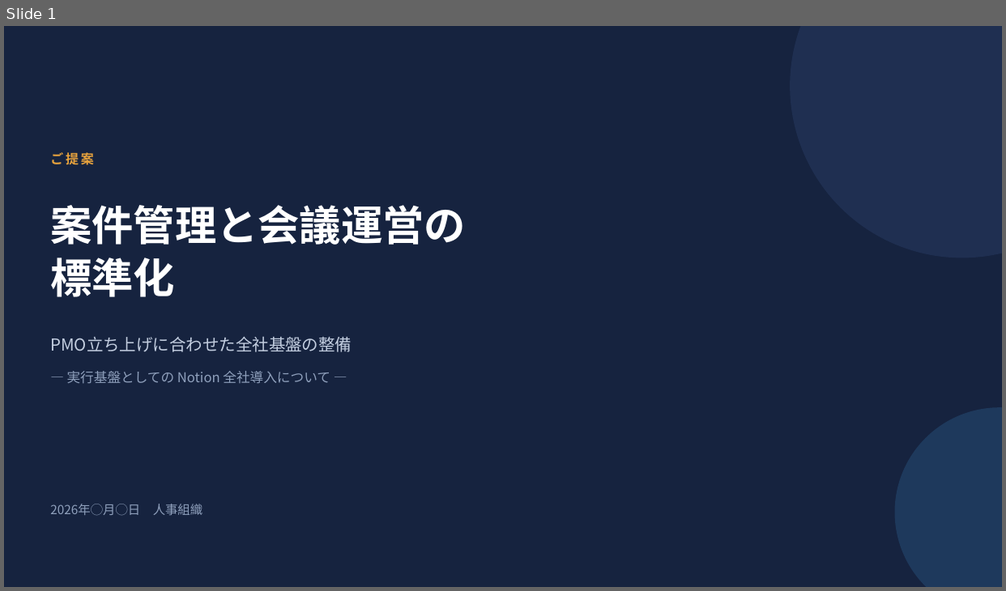
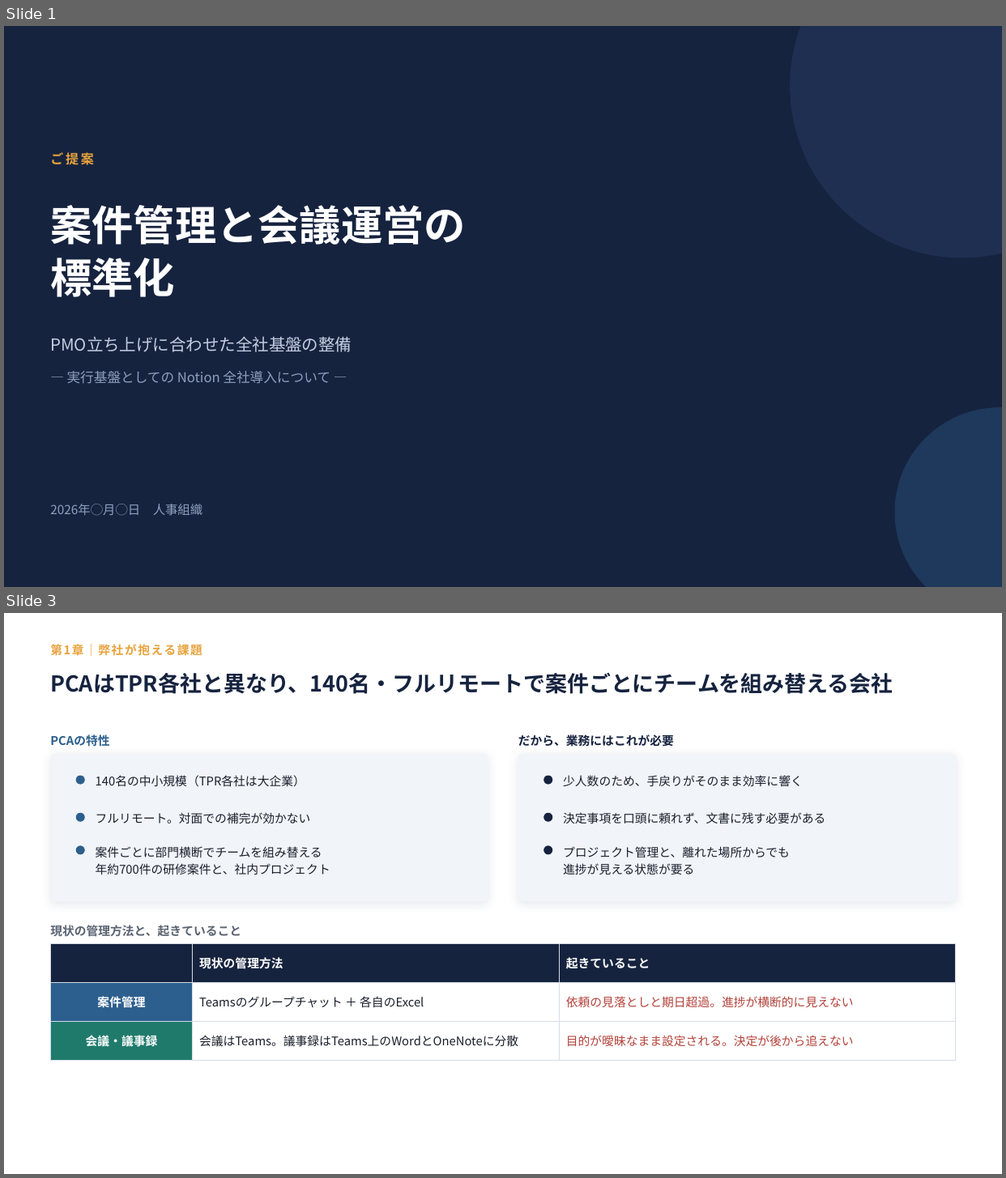
Before and after one commit to nii-d/claude-test, a slide deck: slides/notion-proposal.pptx. Shown one above the other, each under a label of ours: slide 1 before the commit, slides 1 and 3 after it; the slides between them are not shown. The pictures are 1006x591 and 1006x1178 pixels, drawn with LibreOffice and Linux fonts; fonts in the diff are those of the drawing. Boxes give left, top, right and bottom in pixels: in the first picture for what was removed or moved away, otherwise in the second. Text is boxed around its words. In the diff, an @@ line names an element or a change of style, - is before the commit and + after.

```diff
--- a/slides/notion-proposal.pptx
+++ b/slides/notion-proposal.pptx
@@ slide 3 added at box(4, 613, 1002, 1174), background #FFFFFF @@
@@ text added at box(50, 642, 202, 658), 11.5 pt, text #E8A33D, bold @@
+第1章｜弊社が抱える課題
@@ text added at box(50, 673, 893, 694), 21 pt, text #16233F, bold @@
+PCAはTPR各社と異なり、140名・フルリモートで案件ごとにチームを組み替える会社
@@ text added at box(50, 735, 109, 747), 11.5 pt, text #2C5F8D, bold @@
+PCAの特性
@@ rounded rectangle added at box(50, 754, 488, 902), fill #F1F4F9 @@
@@ text added at box(518, 735, 674, 747), 11.5 pt, text #16233F, bold @@
+だから、業務にはこれが必要
@@ rounded rectangle added at box(518, 754, 957, 902), fill #F1F4F9 @@
@@ ellipse added at box(76, 776, 85, 785), fill #2C5F8D @@
@@ text added at box(96, 775, 305, 787), 11.5 pt, text #1A1F2B @@
+140名の中小規模（TPR各社は大企業）
@@ ellipse added at box(543, 776, 552, 785), fill #16233F @@
@@ text added at box(563, 775, 803, 786), 11.5 pt, text #1A1F2B @@
+少人数のため、手戻りがそのまま効率に響く
@@ ellipse added at box(76, 813, 85, 822), fill #2C5F8D @@
@@ text added at box(96, 812, 311, 824), 11.5 pt, text #1A1F2B @@
+フルリモート。対面での補完が効かない
@@ ellipse added at box(543, 813, 552, 822), fill #16233F @@
@@ text added at box(563, 812, 825, 824), 11.5 pt, text #1A1F2B @@
+決定事項を口頭に頼れず、文書に残す必要がある
@@ ellipse added at box(76, 845, 85, 855), fill #2C5F8D @@
@@ text added at box(96, 846, 330, 875), 11.5 pt, text #1A1F2B @@
+案件ごとに部門横断でチームを組み替える
+年約700件の研修案件と、社内プロジェクト
@@ ellipse added at box(543, 845, 552, 855), fill #16233F @@
@@ text added at box(563, 846, 790, 875), 11.5 pt, text #1A1F2B @@
+プロジェクト管理と、離れた場所からでも
+進捗が見える状態が要る
@@ text added at box(50, 925, 241, 937), 11.5 pt, text #5A6472, bold @@
+現状の管理方法と、起きていること
@@ table added at box(50, 944, 956, 1050), 3 rows, 3 columns @@
+ | 現状の管理方法 | 起きていること
+案件管理 | Teamsのグループチャット ＋ 各自のExcel | 依頼の見落としと期日超過。進捗が横断的に見えない
+会議・議事録 | 会議はTeams。議事録はTeams上のWordとOneNoteに分散 | 目的が曖昧なまま設定される。決定が後から追えない
```
Also in this commit, not shown: 15 slides changed, 5 other slides added, 11 slides removed, 3 other files.
